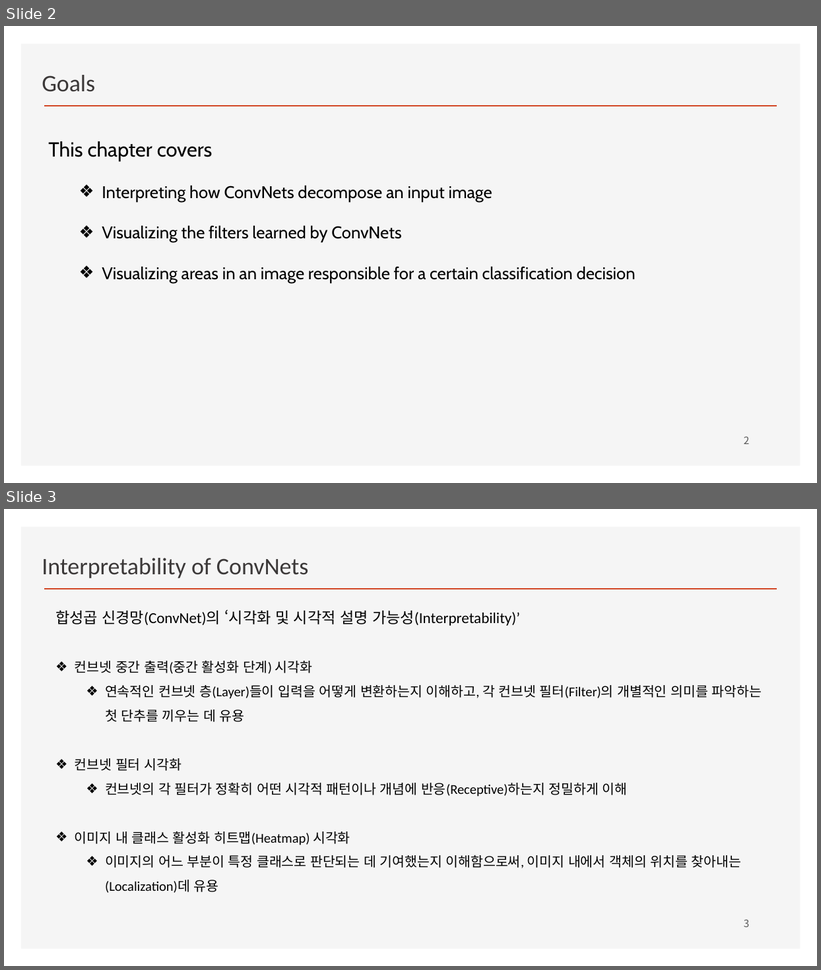
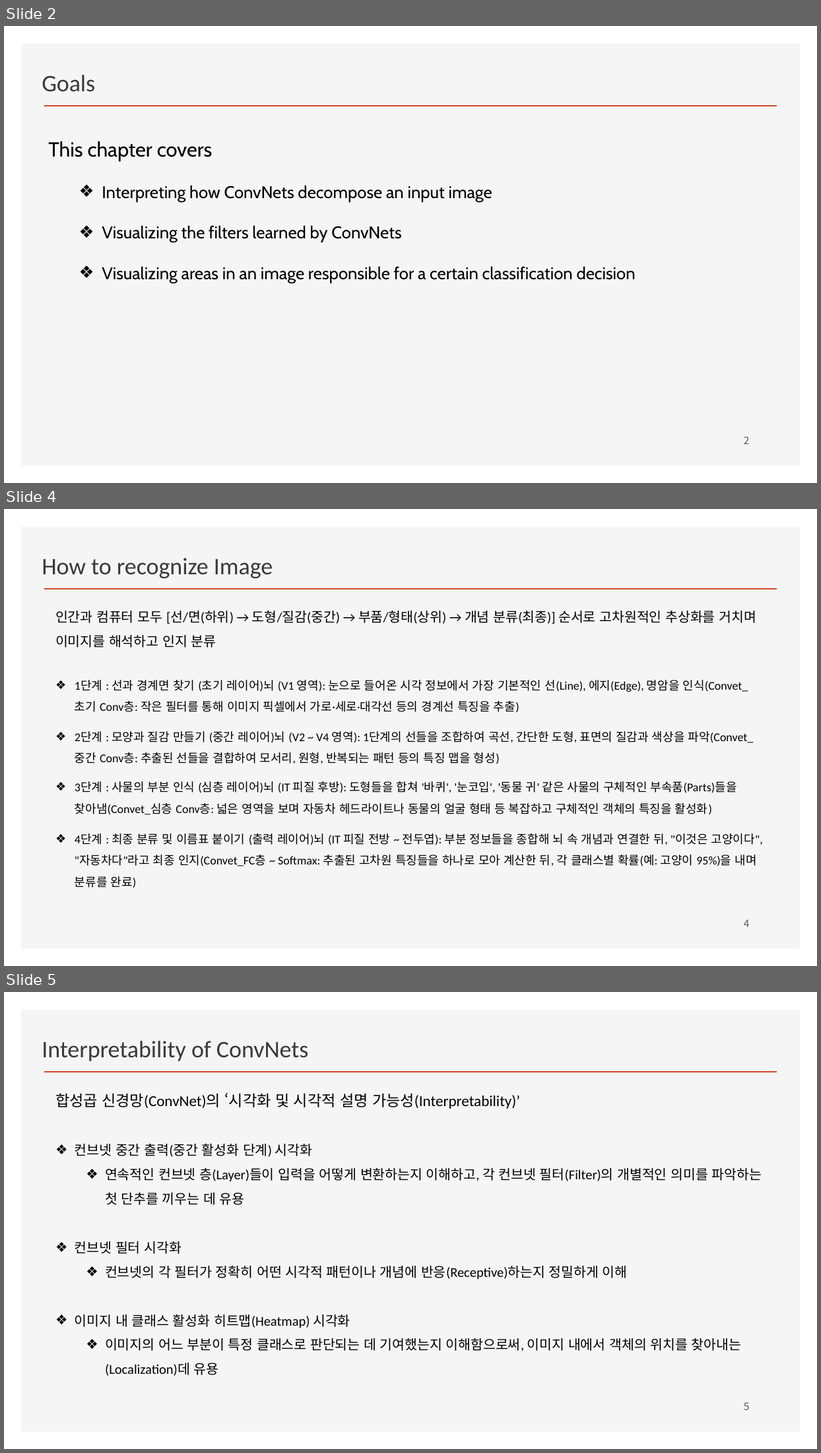
Before and after one commit to ancestor9/2026_Fall_Deep-Learning-with-Python, a slide deck: Chapter 10 Interpreting what ConvNets learn.pptx. Shown one above the other, each under a label of ours: slides 2 and 3 before the commit, slides 2, 4 and 5 after it; the slides between them are not shown. The pictures are 821x970 and 821x1453 pixels, drawn with LibreOffice and Linux fonts; fonts in the diff are those of the drawing; background and template pictures are left out. Boxes give left, top, right and bottom in pixels: in the first picture for what was removed or moved away, otherwise in the second. Text is boxed around its words. In the diff, an @@ line names an element or a change of style, - is before the commit and + after.

```diff
--- a/Chapter 10 Interpreting what ConvNets learn.pptx
+++ b/Chapter 10 Interpreting what ConvNets learn.pptx
@@ slide 4 added at [4,509,817,966], background #FFFFFF; not listed: 2 template elements that a slide beside it also shows @@
@@ text added at [42,558,273,578], 28 pt, text #3B3838 @@
+How to recognize Image
@@ text added at [55,611,763,889], 14 pt, text #000000 @@
+인간과 컴퓨터 모두 [선/면(하위) → 도형/질감(중간) → 부품/형태(상위) → 개념 분류(최종)] 순서로 고차원적인 추상화를 거치며 이미지를 해석하고 인지 분류
+❖ 1단계 : 선과 경계면 찾기 (초기 레이어)뇌 (V1 영역): 눈으로 들어온 시각 정보에서 가장 기본적인 선(Line), 에지(Edge), 명암을 인식(Convet_초기 Conv층: 작은 필터를 통해 이미지 픽셀에서 가로·세로·대각선 등의 경계선 특징을 추출)
+❖ 2단계 : 모양과 질감 만들기 (중간 레이어)뇌 (V2 ~ V4 영역): 1단계의 선들을 조합하여 곡선, 간단한 도형, 표면의 질감과 색상을 파악(Convet_중간 Conv층: 추출된 선들을 결합하여 모서리, 원형, 반복되는 패턴 등의 특징 맵을 형성)
+❖ 3단계 : 사물의 부분 인식 (심층 레이어)뇌 (IT 피질 후방): 도형들을 합쳐 '바퀴', '눈코입', '동물 귀' 같은 사물의 구체적인 부속품(Parts)들을 찾아냄(Convet_심층 Conv층: 넓은 영역을 보며 자동차 헤드라이트나 동물의 얼굴 형태 등 복잡하고 구체적인 객체의 특징을 활성화)
+❖ 4단계 : 최종 분류 및 이름표 붙이기 (출력 레이어)뇌 (IT 피질 전방 ~ 전두엽): 부분 정보들을 종합해 뇌 속 개념과 연결한 뒤, "이것은 고양이다", "자동차다"라고 최종 인지(Convet_FC층 ~ Softmax: 추출된 고차원 특징들을 하나로 모아 계산한 뒤, 각 클래스별 확률(예: 고양이 95%)을 내며 분류를 완료)
@@ page number added at [744,920,750,927], 12 pt, text #595959 @@
+4
@@ what was slide 3 is now slide 5 @@
@@ page number at [744,1403,750,1410]: text changed @@
-3
+5
```
Also in this commit, not shown: 1 other slide added, 3 slides removed.
